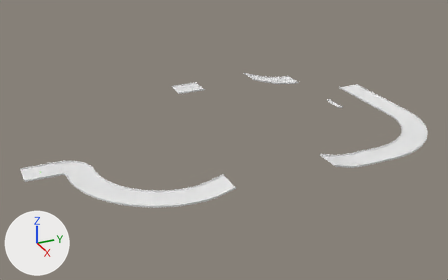
Two versions of the Blender file lib/map/2/map.blend, one commit apart.
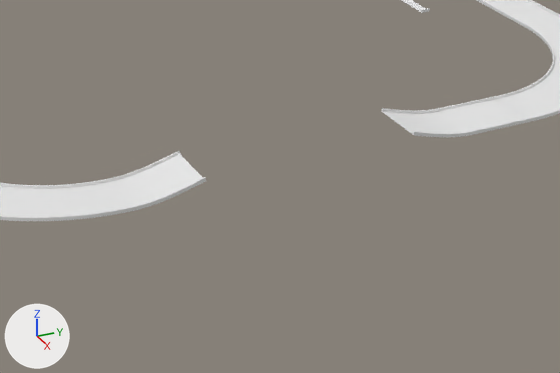
Each version appears first whole from a 50 mm camera at (157.8, -11.8, 100.9) aimed at (-8.4, 63.0, 17.8), and next in a close-up on the part from 31% to 90% of the width and 36% to 100% of the height. Lighting does not change. The marker at lower left points along +X, +Y and +Z.

Objects in the first close-up: 'g3', 'g3.001', 'r1', 'r3', 's1', 's1.001'.
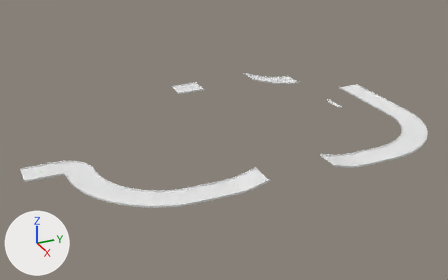
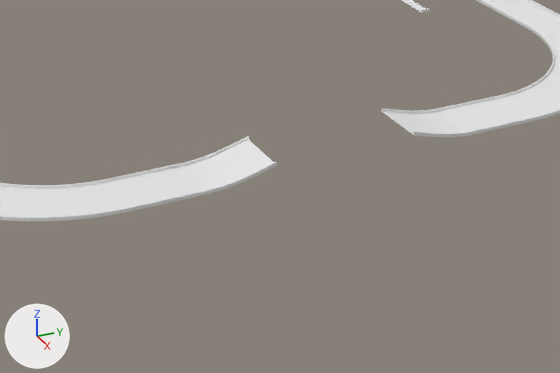
ob_r1_002 is not drawn itself; it is the parent of ob_r1d, ob_r1b, ob_r1a.

Where the change shows, as pixel boxes [x1, y1, x2, y2] in the close-ups (560 x 373 px):
's1', moved: before [111, 151, 206, 211]; after [182, 136, 277, 194]
'r1.001', added: after [111, 163, 208, 211]
'r1', moved, turned: [440, 96, 532, 135] in both

What changed in the scene script:
```text
Change ob_s1:
    ob_s1.location: (30.0, 40.0, 20.0) -> (30.0, 50.0, 20.0)
Change ob_r1_001:
    ob_r1_001.location: (0.0, 0.0, 0.0) -> (20.0, 50.0, 20.0)
    ob_r1_001.rotation_euler: (0.0, 0.0, 0.0) -> (0.0, 0.0, -1.571)  # degrees (0, 0, 0) -> degrees (0, 0, -90)
    add ob_r1_001.show_instancer_for_render = False
    add ob_r1_001.instance_type = 'COLLECTION'
    add ob_r1_001.instance_collection = col_r1
Change ob_r1b:
    ob_r1b.parent: ob_r1_001 -> ob_r1_002
Change ob_r1a:
    ob_r1a.parent: ob_r1_001 -> ob_r1_002
Add ob_r1_002:
    ob_r1_002 = bpy.data.objects.new('r1.002', None)
    ob_r1_002.location = (0.0, 0.0, 0.0)
```
